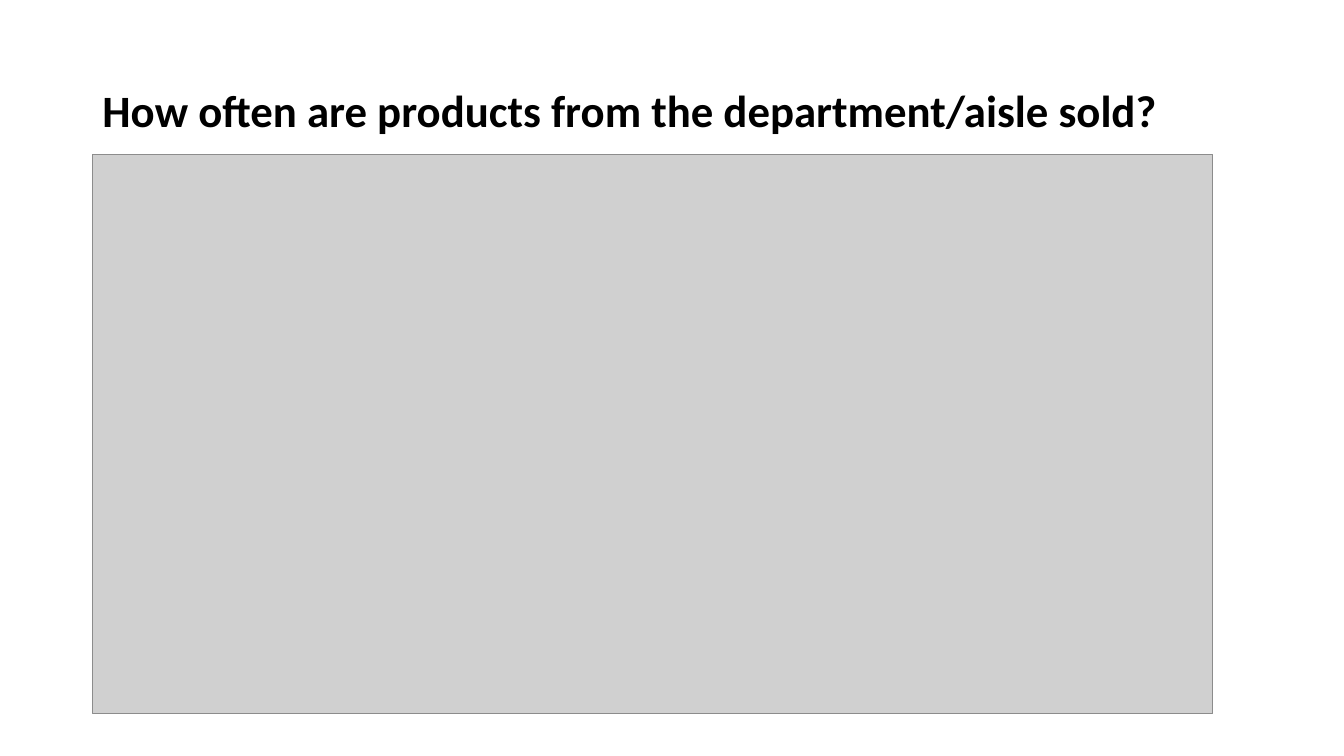
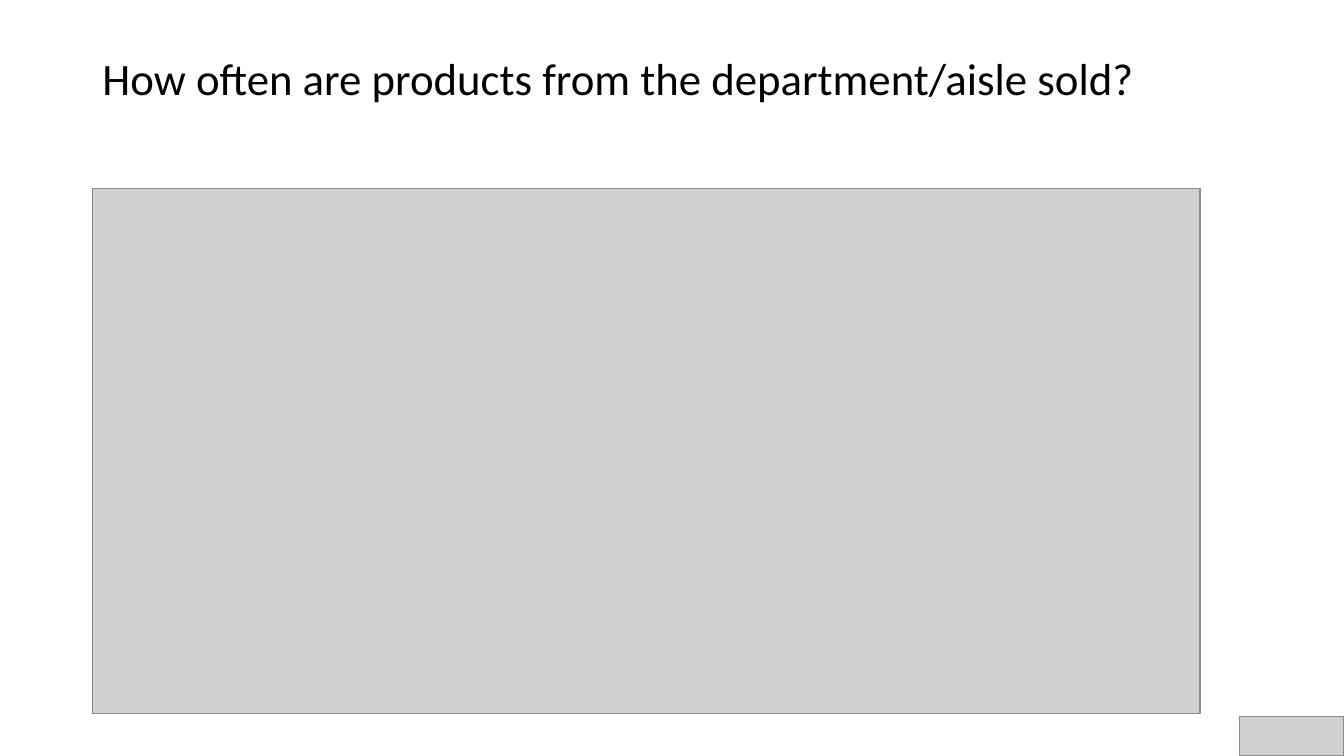
Before and after one commit to nairPrashant/InstaDataScience, a slide deck: slide 13 of Report/Presentation.pptx (slide 8 before the commit). Drawn at 1344x756 pixels with LibreOffice and Linux fonts; fonts in the diff are those of the drawing; grey boxes stand for pictures. Boxes give left, top, right and bottom in pixels: in the first picture for what was removed or moved away, otherwise in the second. Text is boxed around its words. In the diff, an @@ line names an element or a change of style, - is before the commit and + after.

```diff
--- a/Report/Presentation.pptx
+++ b/Report/Presentation.pptx
@@ title "How often are products from ..." at (x1=102, y1=64, x2=1133, y2=103): bold off @@
@@ picture resized from (x1=93, y1=154, x2=1214, y2=714) to (x1=93, y1=190, x2=1201, y2=715) @@
@@ picture added at (x1=1240, y1=716, x2=1344, y2=756) @@
```
Also in this commit, not shown: 7 other slides changed, 26 slides added, 4 slides removed, 1 other file.
